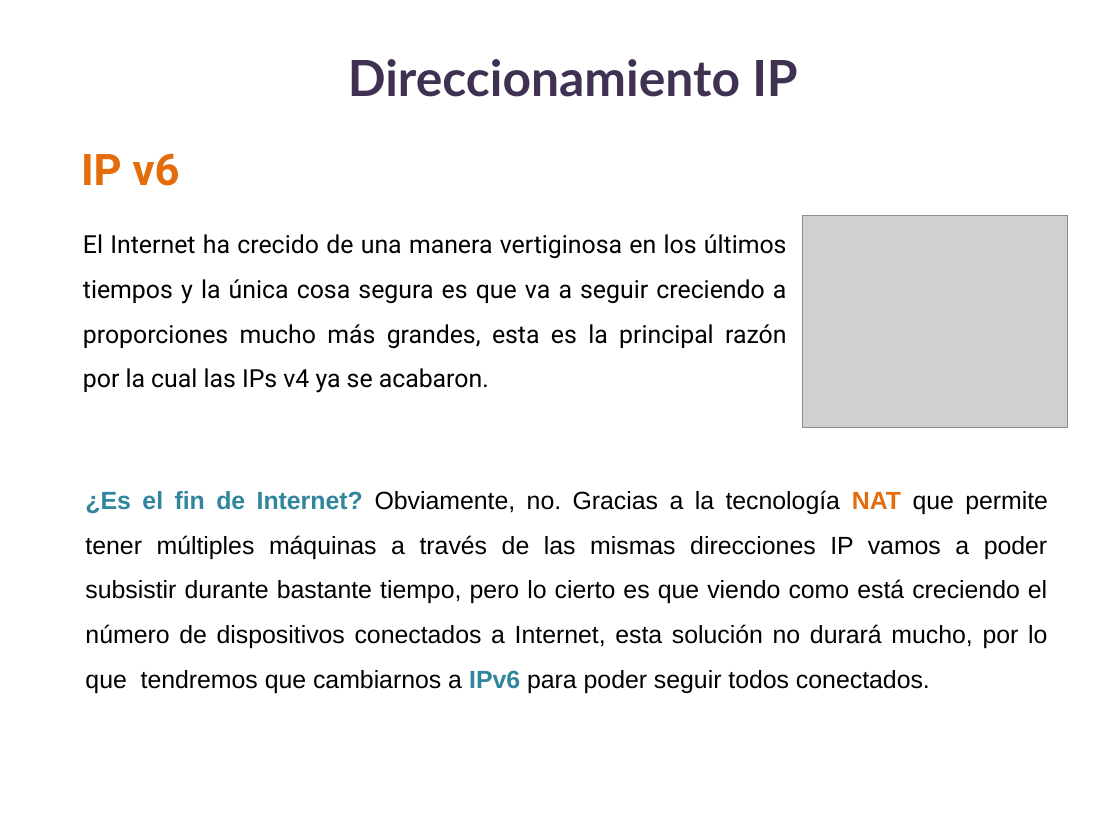
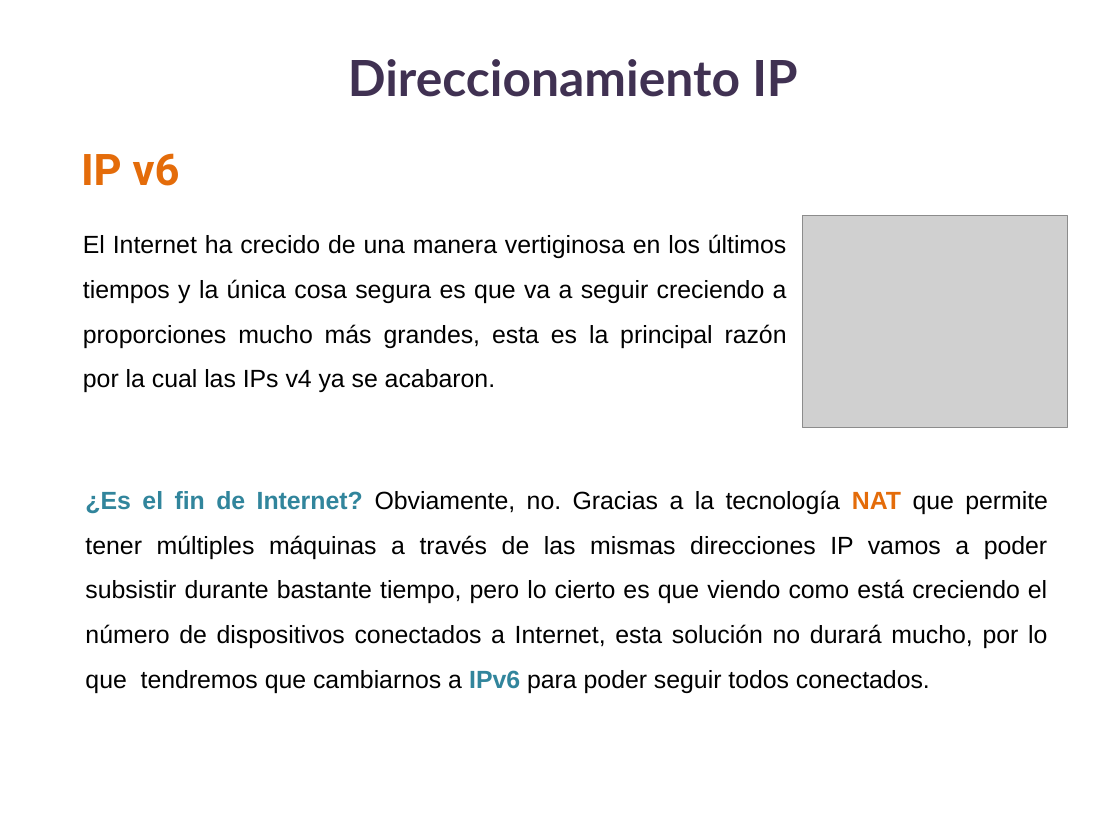
Before and after one commit to lizetheP/Redes1, a slide deck: slide 11 of CalendarioAgo20/Presentaciones/5_Direccionamiento.pptx. Drawn at 1120x840 pixels with LibreOffice and Linux fonts; fonts in the diff are those of the drawing; grey boxes stand for pictures. Boxes give left, top, right and bottom in pixels: in the first picture for what was removed or moved away, otherwise in the second. Text is boxed around its words. In the diff, an @@ line names an element or a change of style, - is before the commit and + after.

```diff
--- a/CalendarioAgo20/Presentaciones/5_Direccionamiento.pptx
+++ b/CalendarioAgo20/Presentaciones/5_Direccionamiento.pptx
@@ text "El Internet ha crecido de ..." at [83, 234, 787, 392]: font Roboto to Arial @@
```
Also in this commit, not shown: 4 other files.
